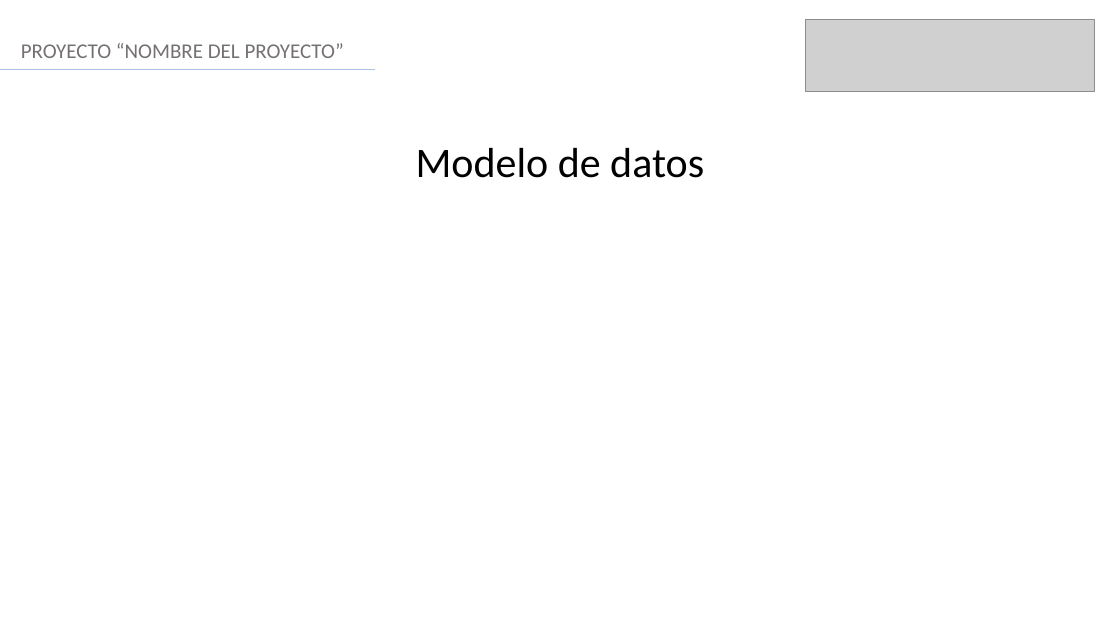
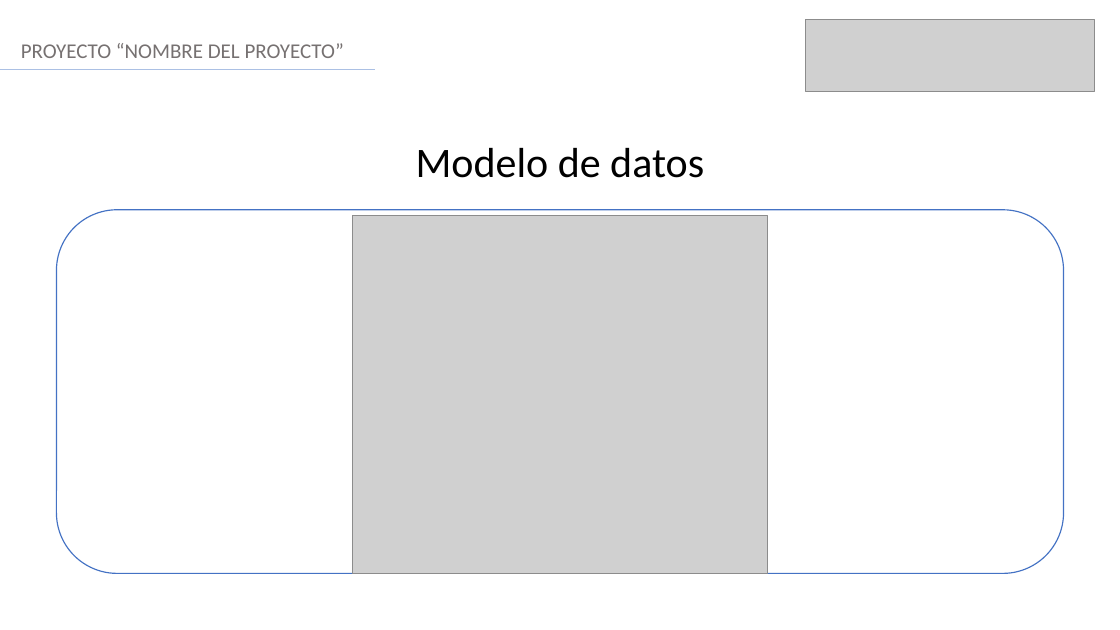
Before and after one commit to Lobo4zul/Proyecto_de_Titulo, a slide deck: slide 9 of Fase 2/Evidencia del proyecto/Formato Presentación final Portafolio.pptx. Drawn at 1120x630 pixels with LibreOffice and Linux fonts; fonts in the diff are those of the drawing; grey boxes stand for pictures. Boxes give left, top, right and bottom in pixels: in the first picture for what was removed or moved away, otherwise in the second. Text is boxed around its words. In the diff, an @@ line names an element or a change of style, - is before the commit and + after.

```diff
--- a/Fase 2/Evidencia del proyecto/Formato Presentación final Portafolio.pptx
+++ b/Fase 2/Evidencia del proyecto/Formato Presentación final Portafolio.pptx
@@ rounded rectangle added at [56,210,1064,574], fill #FFFFFF, outline #4472C4 1 pt @@
@@ picture added at [353,216,767,574] @@
```
Also in this commit, not shown: 10 other slides changed.
